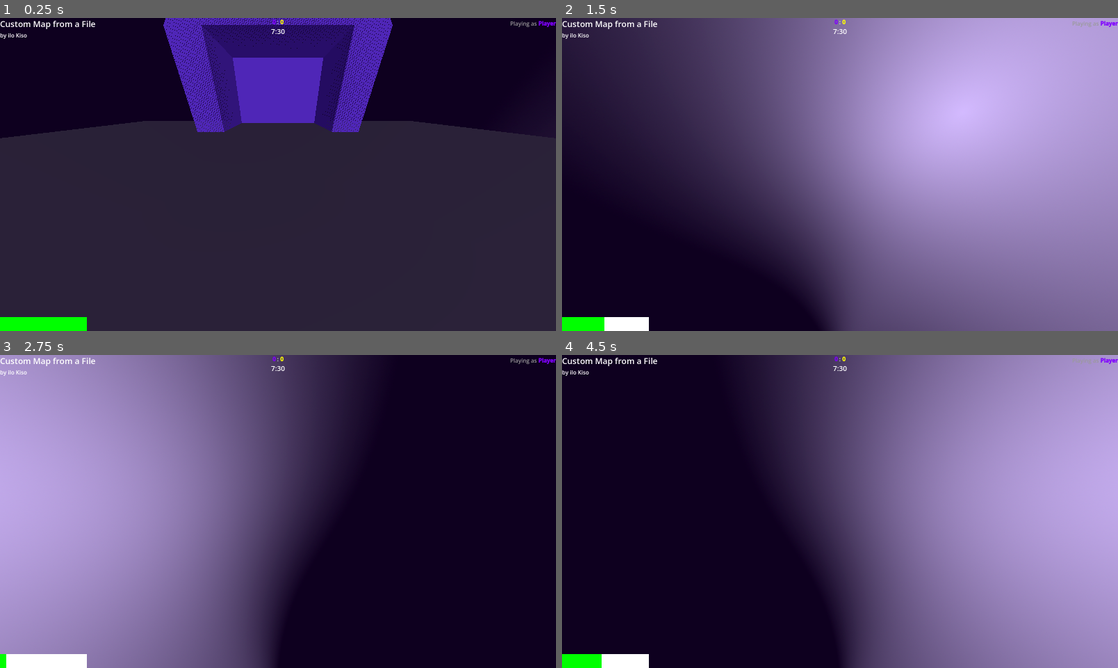
Above: before the commit, frames 1-4 (two rows, left to right).
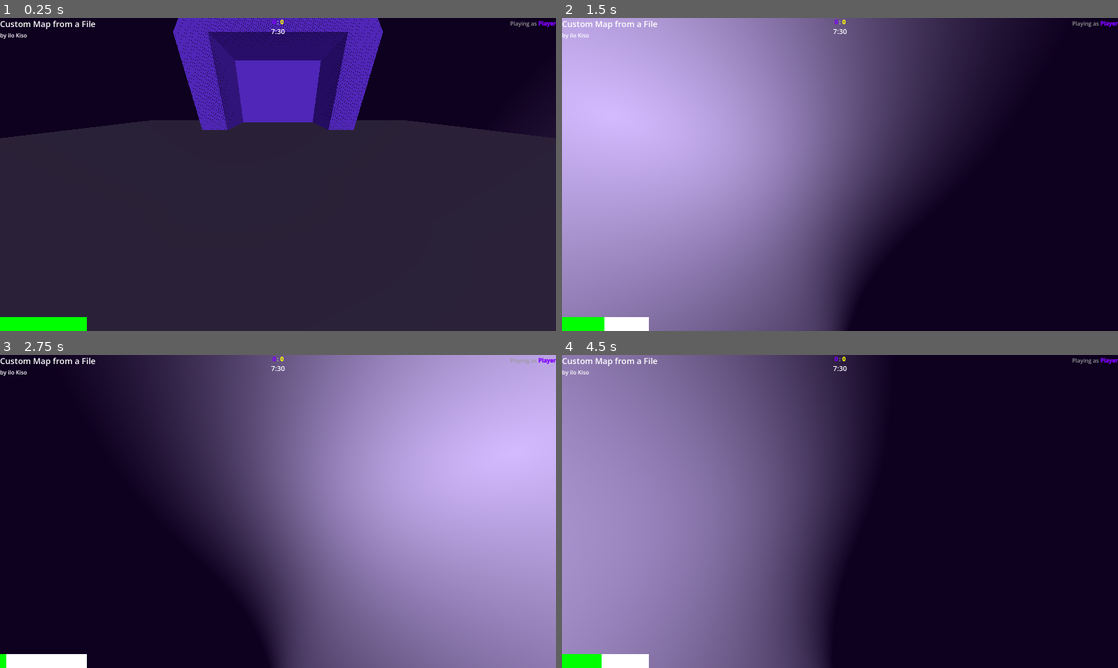
Above: after the commit, the same moments.

Repository: Matto58/dodecahedronfootball
Game: Godot game, scene res://mapfromfiletest.tscn
Two runs of this game, one before a commit and one after it. Both use one fixed random seed, a clock stepped at 60 frames per second and the inputs below. This scene is started directly instead of the project's main scene.
Inputs (mouse positions are in pixels of both pictures, inside the frame that each line leads up to):
- Up to frame 1 (0.25 s): no input
- Up to frame 2 (1.5 s): move the mouse to (962, 158) at 0.52 s; hold D (right) 0.53-1.28 s; hold E (holding_ball) 0.53-1.28 s; move the mouse to (728, 190) at 1.27 s; hold S (backward) from 1.28 s (still down); right-click (728, 190) at 1.35 s
- Up to frame 3 (2.75 s): tap Enter at 2 s; move the mouse to (333, 442) at 2.02 s; release S (backward) at 2.03 s; hold D (right) from 2.03 s (still down); hold Shift (sprint) from 2.03 s (still down)
- Up to frame 4 (4.5 s): move the mouse to (812, 574) at 2.77 s; release D (right) at 2.78 s; release Shift (sprint) at 2.78 s; hold W (forward) 2.78-3.53 s; tap Space (yump) at 2.85, 3.5 s; move the mouse to (1006, 558) at 3.52 s; hold E (holding_ball) 3.53-4.28 s; hold A (left) from 3.53 s (still down); tap Escape (pause) at 4.15 s; move the mouse to (673, 464) at 4.27 s; right-click (673, 464) at 4.35 s

The runs differ from the first frame. In frame 1, 2.4% of the frame differs, in the area x 26-74%, y 0-37%; in frame 2, 94%; in frame 3, 95%, in the area x 0-100%, y 0-100%; in frame 4, 94%.
Error before the commit: Invalid access to property or key 'body_entered' on a base object of type 'null instance'. (res://scripts/map_logic.gd:47)
Error after the commit: Invalid access to property or key 'body_entered' on a base object of type 'null instance'. (res://scripts/map_logic.gd:49)

Commit message:
fix controls being inverted (technically), make bots be able to hold the ball

Diff:
--- a/maps/testmap.tscn
+++ b/maps/testmap.tscn
@@ -42,7 +42,7 @@
 transform = Transform3D(1, 0, 0, 0, 1, 0, 0, 0, 1, 0, 3, 0)
 
 [node name="player" parent="." unique_id=1311159354 instance=ExtResource("2_ys0t5")]
-transform = Transform3D(-4.371139e-08, 0, -1, 0, 1, 0, 1, 0, -4.371139e-08, -8, 2.5, 0)
+transform = Transform3D(-4.371139e-08, 0, 1, 0, 1, 0, -1, 0, -4.371139e-08, -8, 2.5, 0)
 
 [node name="clanker spawner" parent="." unique_id=1932460306 instance=ExtResource("3_8vdae")]
 spawnpointsPurple = Array[Vector4]([Vector4(-12, 2.5, -5, -90), Vector4(-11, 2.5, -2.5, -90), Vector4(-10, 2.5, 0, -90), Vector4(-11, 2.5, 2.5, -90), Vector4(-12, 2.5, 5, -90)])
--- a/scenes/player.tscn
+++ b/scenes/player.tscn
@@ -16,6 +16,7 @@
 sky = SubResource("Sky_i3pqv")
 
 [node name="player" type="CharacterBody3D" unique_id=1748714981]
+transform = Transform3D(-1, 0, -8.742278e-08, 0, 1, 0, 8.742278e-08, 0, -1, 0, 0, 0)
 script = ExtResource("1_4flbx")
 metadata/_custom_type_script = "uid://ctvrdn4fpbrqv"
 
@@ -29,7 +30,7 @@
 mesh = ExtResource("5_ur7pv")
 
 [node name="Camera3D" type="Camera3D" parent="." unique_id=796718161]
-transform = Transform3D(1, 0, 0, 0, 0.8660254, 0.5, 0, -0.5, 0.8660254, 0, 0.75, -0.25)
+transform = Transform3D(-1, 4.371139e-08, -7.5710346e-08, 0, 0.8660254, 0.5, 8.742278e-08, 0.5, -0.8660254, 0, 0.75, 0.25)
 environment = SubResource("Environment_hqtel")
 current = true
 fov = 105.0
--- a/scripts/clanker.gd
+++ b/scripts/clanker.gd
@@ -15,6 +15,7 @@
 
 # values utilized to make the next step
 var currentTarget: AITargets = AITargets.None
+var heldBallAlready: bool = false
 
 func _ready() -> void:
 	print("%s (isYellow=%s)" % [nickname, isYellow])
@@ -33,7 +34,6 @@
 		lookAroundDir = 1.0 if distanceToTarget2D.x > 0 else -1.0
 	else:
 		# todo: for hard difficulty, make ai be able to move backwards
-		# todo: also add looking backwards for the player
 		# for easy difficulty, the ai will have to make a full 180° turn before going towards the ball
 		lookAroundDir = 1.0
 	return distanceToTarget2D
@@ -53,6 +53,7 @@
 		lookAroundDir = 0.0
 		return
 
+
 	input_dir = 1.0
 	# todo: for hard difficulty, go to the middle where the ball should spawn if ball is below the map
 	match currentTarget:
@@ -67,10 +68,17 @@
 			yumping = true
 			# opp can be opponent or opposite. pick your poison
 			var distanceToOppGoal2D = moveSelfTowards(purpleGoal if isYellow else yellowGoal)
-			if calcDist2D(ballTarget).length() > 5:
+			var distanceToBall2D = calcDist2D(ballTarget).length()
+			if distanceToBall2D > 5:
 				newTarget(AITargets.SelfToBall)
 			if distanceToOppGoal2D.length() < 2.5:
 				newTarget(AITargets.SelfToOwnGoal if isOnOwnSide else AITargets.SelfToBall)
+			if not heldBallAlready and distanceToBall2D < 2.0:
+				holdingBall = true
+			if stamina < 0.75:
+				holdingBall = false
+				heldBallAlready = true
+			#$nametag.text = str(distanceToBall2D) + str(heldBallAlready) + str(holdingBall) + str(canHoldBall)
 		AITargets.SelfToOwnGoal:
 			var distanceToOwnGoal2D = moveSelfTowards(yellowGoal if isYellow else purpleGoal)
 			if distanceToOwnGoal2D.length() > 1 and isOnOwnSide:
--- a/scripts/map_logic.gd
+++ b/scripts/map_logic.gd
@@ -7,6 +7,8 @@
 var scoreYellow: int = 0
 var spawnedP: Array[Clanker] = []
 var spawnedY: Array[Clanker] = []
+
+const HOLD_BALL_CHECK_FREQUENCY = 18
 
 func resetBall():
 	$ball.linear_velocity = Vector3.ZERO
@@ -72,27 +74,38 @@
 		$player.paused = not $player.paused
 		$player/Console.visible = $player.paused
 
+# canHoldBall counter
+var chbCtr = 0
+
 func _physics_process(delta: float) -> void:
 	$player.sprinting = Input.is_action_pressed("sprint")
-	$player.input_dir = Input.get_axis("forward", "backward")
+	$player.input_dir = Input.get_axis("backward", "forward")
 	$player.yumping = Input.is_action_just_pressed("yump")
-	$player.lookAroundDir = -(Input.get_axis("leftalt", "rightalt") if Settoing.activeInstance.useAltPan else Input.get_axis("left", "right"))
+	$player.lookAroundDir = Input.get_axis("leftalt", "rightalt") if Settoing.activeInstance.useAltPan else Input.get_axis("left", "right")
 	$player.sensitivity = Settoing.activeInstance.rotMod
 	$player.holdingBall = Input.is_action_pressed("holding_ball")
-	# todo: make the check less often? .length() is really fucken expensive and doing it 240x/sec is no good for the cpu
-	$player.canHoldBall = ($player.global_position - $ball.global_position).length() < 3.0
 	$player/Camera3D.rotation.y = PI if Input.is_action_pressed("lookin_back") else 0.0
+
+	chbCtr += 1
 
 	for i in range(spawnedP.size()):
 		if spawnedP[i] == null:
 			spawnedP.pop_at(i)
 		else:
 			spawnedP[i].isOnOwnSide = spawnedP[i].global_position.x < 0
+			if chbCtr == HOLD_BALL_CHECK_FREQUENCY:
+				spawnedP[i].canHoldBall = (spawnedP[i].global_position - $ball.global_position).length() < 3.0
 	for i in range(spawnedY.size()):
 		if spawnedY[i] == null:
 			spawnedY.pop_at(i)
 		else:
 			spawnedY[i].isOnOwnSide = spawnedY[i].global_position.x < 0
+			if chbCtr == HOLD_BALL_CHECK_FREQUENCY:
+				spawnedY[i].canHoldBall = (spawnedY[i].global_position - $ball.global_position).length() < 3.0
+
+	if chbCtr == HOLD_BALL_CHECK_FREQUENCY:
+		chbCtr = 0
+		$player.canHoldBall = ($player.global_position - $ball.global_position).length() < 3.0
 
 func initBot(bot: Clanker):
 	bot.purpleGoal = $goalpurple
--- a/scripts/player.gd
+++ b/scripts/player.gd
@@ -84,8 +84,8 @@
 		if holdingBall and canHoldBall and stamina >= 0.01:
 			stamina = max(0, stamina - delta)
 			var newBallPos = Vector3(global_position)
-			newBallPos.x += cos(-global_rotation.y-HALF_PI)*2
-			newBallPos.z += sin(-global_rotation.y-HALF_PI)*2
+			newBallPos.x += cos(global_rotation.y-HALF_PI)*2
+			newBallPos.z += sin(global_rotation.y-HALF_PI)*2
 			setBallPos.emit(newBallPos, global_rotation)
 
 	move_and_slide()
Not shown, changed: export_presets.cfg
